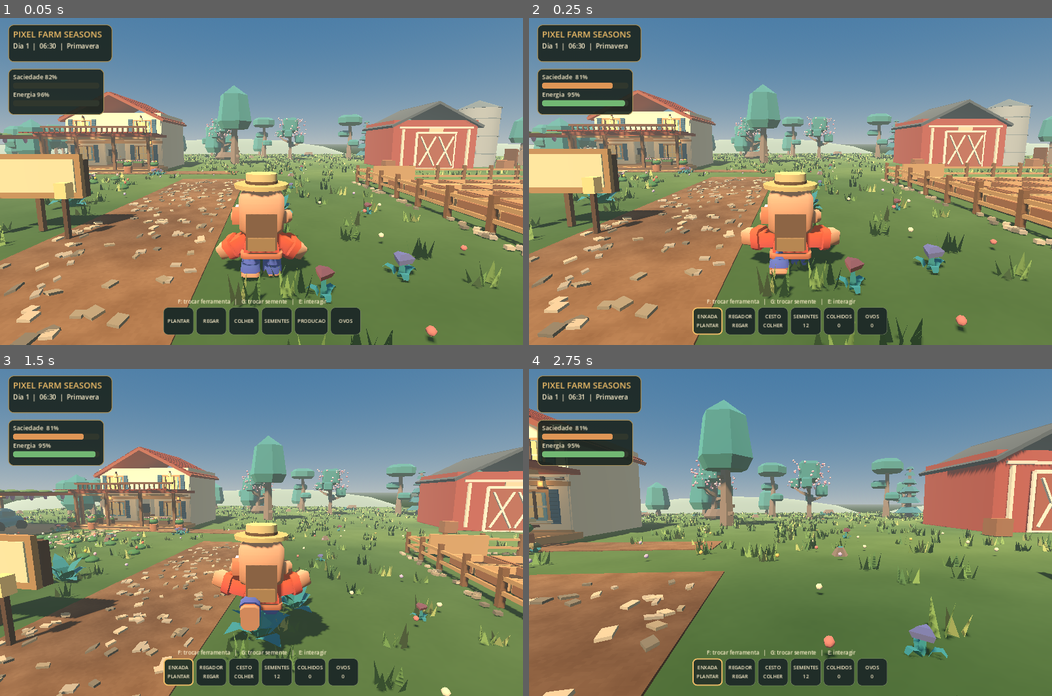
Above: before the commit, frames 1-4 (two rows, left to right).
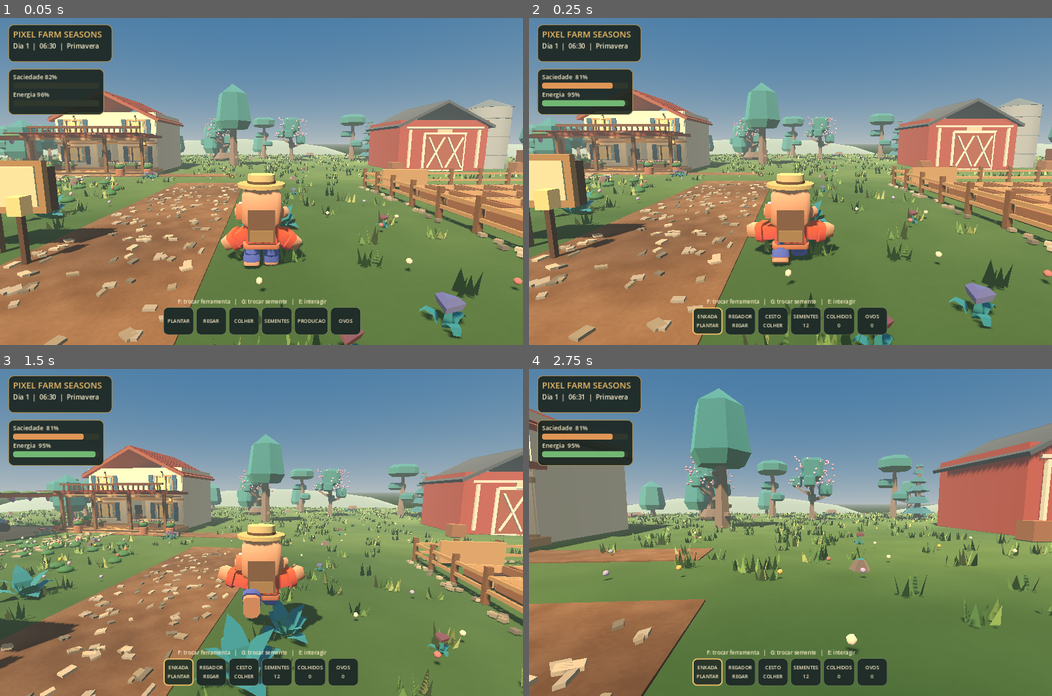
Above: after the commit, the same moments.

Repository: juniordev830/pixel-farm-seasons
Game: Godot game, scene res://scenes/farm_world.tscn
Two runs of this game, one before a commit and one after it. Both use one fixed random seed, a clock stepped at 60 frames per second and the inputs below.
Inputs (mouse positions are in pixels of both pictures, inside the frame that each line leads up to):
- Up to frame 1 (0.05 s): no input
- Up to frame 2 (0.25 s): no input
- Up to frame 3 (1.5 s): tap Enter (ui_accept) at 0.5 s; move the mouse to (287, 532) at 0.52 s; hold Ctrl (crouch) 0.53-1.28 s; hold W (move_forward) from 0.53 s (still down); tap Space (jump) at 0.77 s; move the mouse to (235, 532) at 1.27 s; tap Shift (sprint) at 1.35 s
- Up to frame 4 (2.75 s): keep holding W (move_forward); tap Space (jump) at 1.52 s; move the mouse to (800, 525) at 2.02 s; hold V (toggle_camera) from 2.03 s (still down)

The runs differ from the first frame. In frame 1, 27% of the frame differs, in the area x 0-100%, y 20-100%; in frame 2, 27%; in frame 3, 27%; in frame 4, 21%.

Commit message:
fix(character): improve farmer proportions, outfit and third-person camera composition

Diff:
--- a/godot/scenes/farm_world.tscn
+++ b/godot/scenes/farm_world.tscn
@@ -36,7 +36,7 @@
 script = ExtResource("1_world")
 
 [node name="Farmer" type="CharacterBody3D" parent="."]
-position = Vector3(-0.6, 1.08, 11.0)
+position = Vector3(-0.6, 1.08, 9.0)
 script = ExtResource("2_farmer")
 
 [node name="CollisionShape3D" type="CollisionShape3D" parent="Farmer"]
@@ -62,7 +62,7 @@
 rotation = Vector3(-0.14, 0, 0)
 
 [node name="SpringArm3D" type="SpringArm3D" parent="Farmer/CameraPivot"]
-spring_length = 5.1
+spring_length = 5.8
 margin = 0.2
 
 [node name="Camera3D" type="Camera3D" parent="Farmer/CameraPivot/SpringArm3D"]
